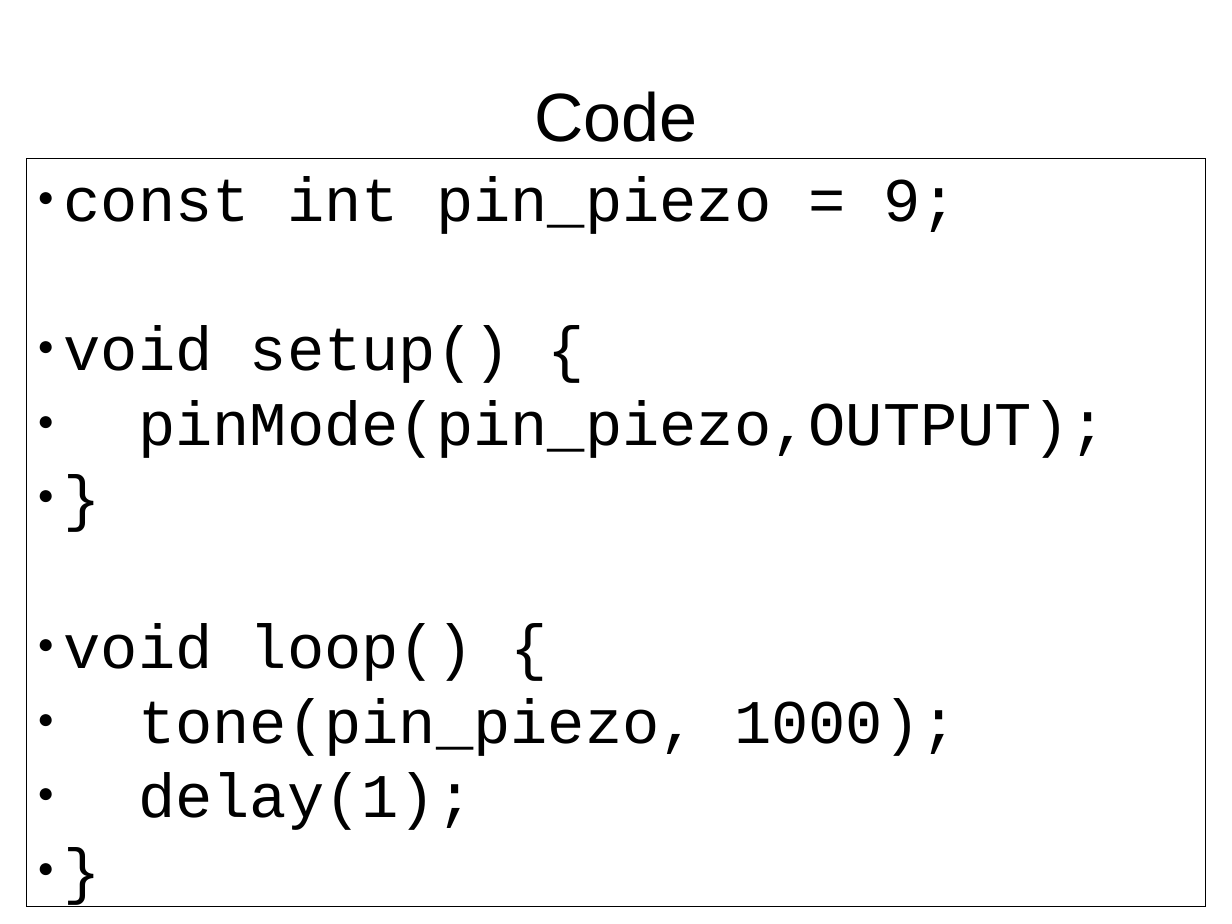
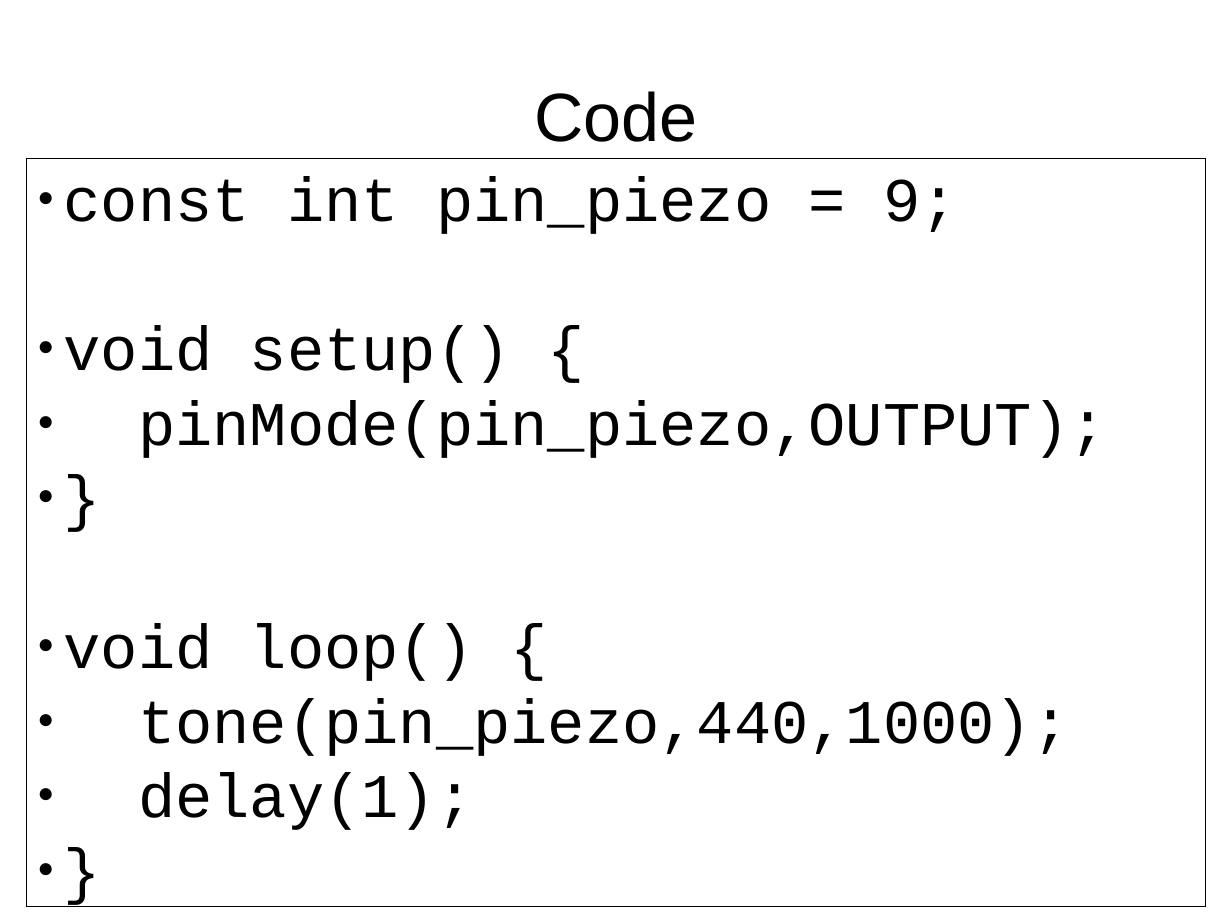
Before and after one commit to djog/arduino_cursus, a slide deck: slide 6 of Raw/Piezo.odp. Drawn at 1232x924 pixels with LibreOffice and Linux fonts; fonts in the diff are those of the drawing. Boxes give left, top, right and bottom in pixels: in the first picture for what was removed or moved away, otherwise in the second. Text is boxed around its words. In the diff, an @@ line names an element or a change of style, - is before the commit and + after.

```diff
--- a/Raw/Piezo.odp
+++ b/Raw/Piezo.odp
@@ text in rectangle at [138,699,1069,756]: text changed @@
-● tone(pin_piezo, 1000);
+● tone(pin_piezo,440,1000);
```
Also in this commit, not shown: 9 other files.
